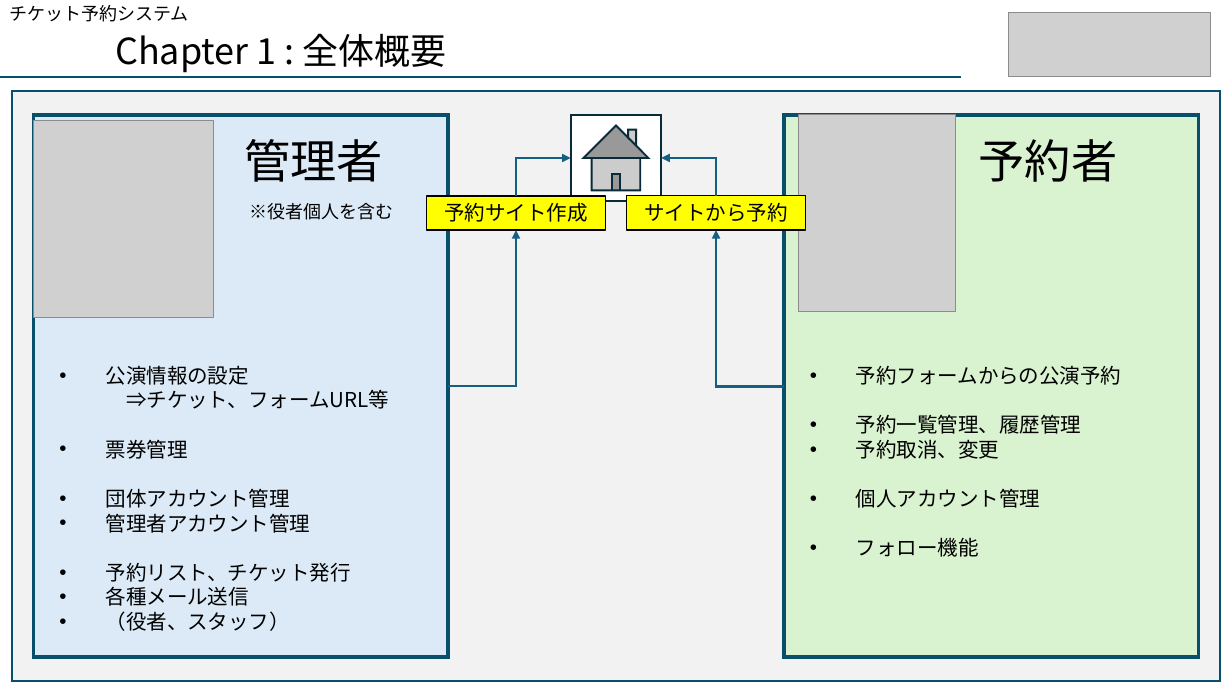
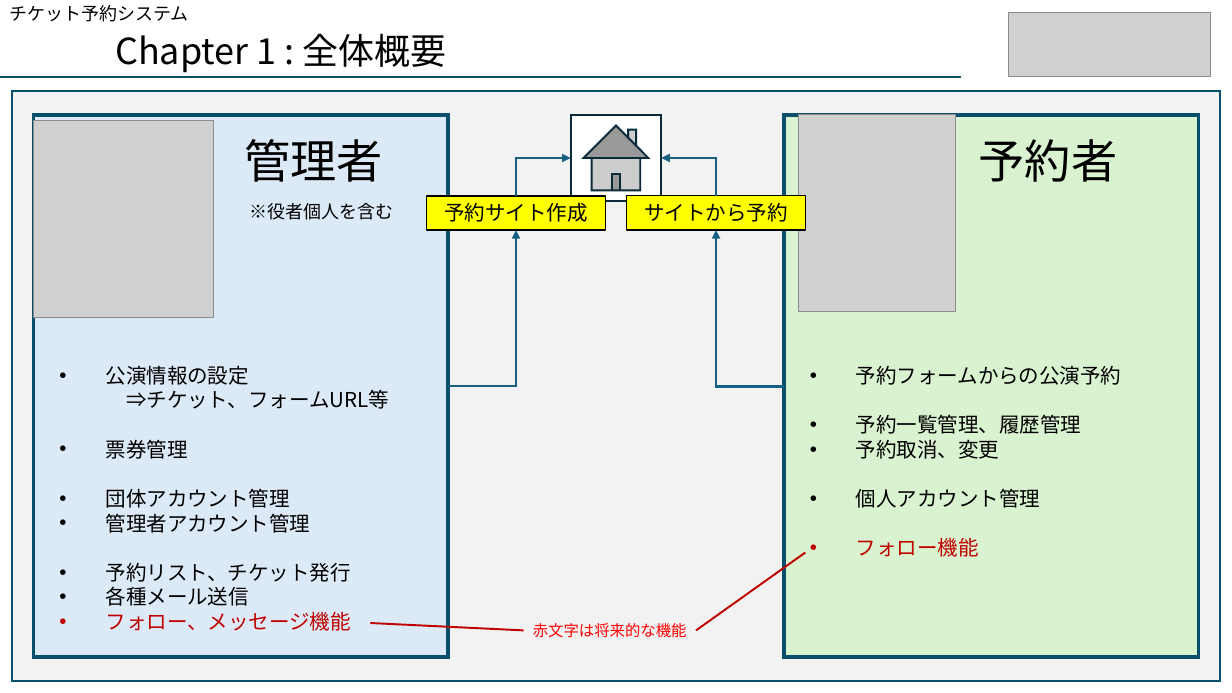
Before and after one commit to aokib7605/resat_sql, a slide deck: slide 4 of りざっと案件_仕様概要書.pptx. Drawn at 1232x693 pixels with LibreOffice and Linux fonts; fonts in the diff are those of the drawing; grey boxes stand for pictures. Boxes give left, top, right and bottom in pixels: in the first picture for what was removed or moved away, otherwise in the second. Text is boxed around its words. In the diff, an @@ line names an element or a change of style, - is before the commit and + after.

```diff
--- a/りざっと案件_仕様概要書.pptx
+++ b/りざっと案件_仕様概要書.pptx
@@ text at box(856, 537, 979, 557): text colour #000000 to #C00000 in "フォロー機能" @@
@@ line added from (806, 553) to (696, 630), #C00000 1.5 pt @@
@@ text at box(106, 611, 351, 631): text changed; text colour #000000 to #C00000 @@
-• （役者、スタッフ）
+• フォロー、メッセージ機能
@@ line added from (524, 630) to (371, 623), #C00000 1.5 pt @@
@@ text added at box(533, 623, 687, 638), 12 pt, text #FF0000 @@
+赤文字は将来的な機能
```
Also in this commit, not shown: 1 other slide changed, 1 other file.
